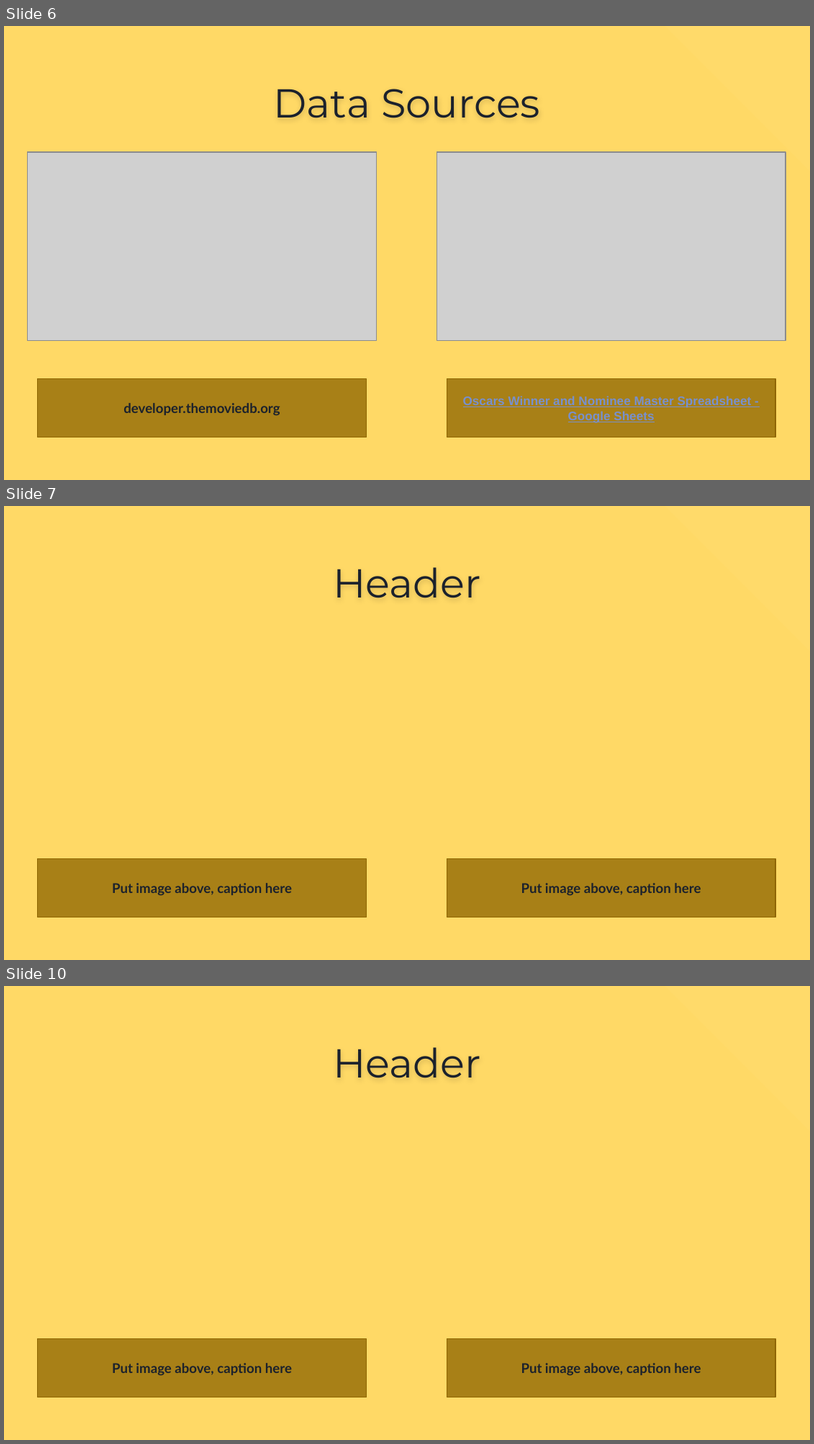
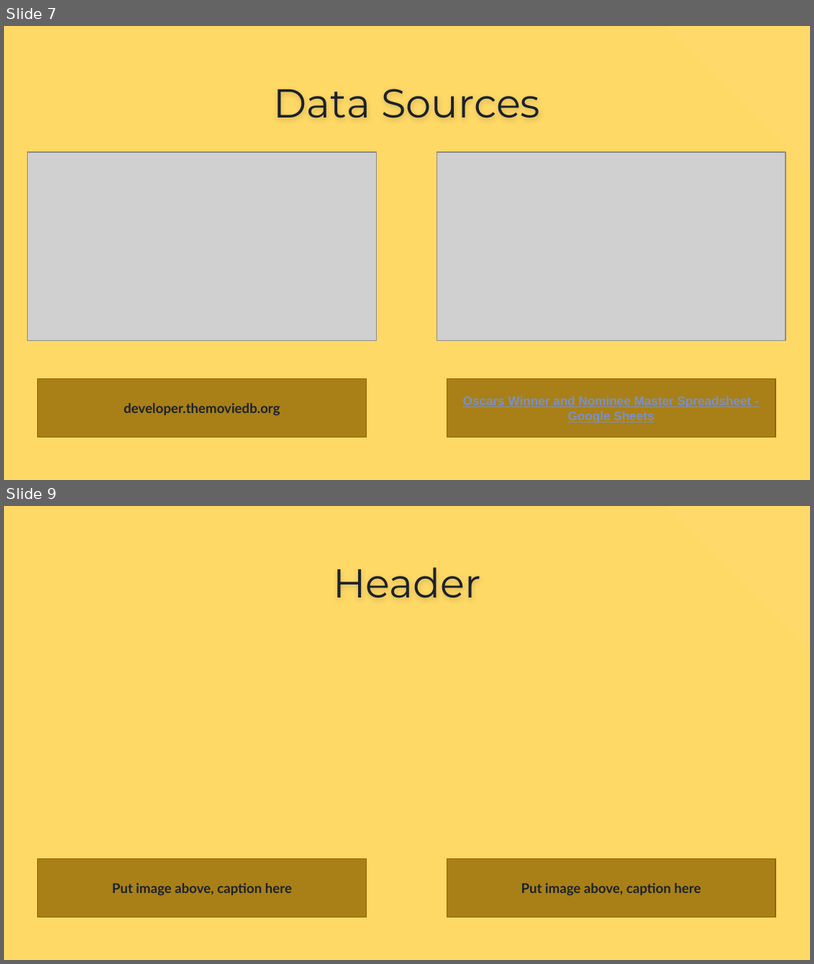
Before and after one commit to jamieah80/group-project-one, a slide deck: Group Project Presentation (1).pptx. Shown one above the other, each under a label of ours: slides 6, 7 and 10 before the commit, slides 7 and 9 after it; the slides between them are not shown. The pictures are 814x1444 and 814x964 pixels, drawn with LibreOffice and Linux fonts; fonts in the diff are those of the drawing; grey boxes stand for pictures. Boxes give left, top, right and bottom in pixels: in the first picture for what was removed or moved away, otherwise in the second. Text is boxed around its words. In the diff, an @@ line names an element or a change of style, - is before the commit and + after.

```diff
--- a/Group Project Presentation (1).pptx
+++ b/Group Project Presentation (1).pptx
@@ slide 7 removed at (4, 506, 810, 960), background #FFD966; not listed: 1 template element that a slide beside it also shows @@
@@ title removed at (333, 567, 481, 598) @@
-Header
@@ rectangle removed at (38, 858, 367, 916) @@
-Put image above, caption here
@@ rectangle removed at (447, 858, 776, 916) @@
-Put image above, caption here
@@ what was slide 6 is now slide 7 @@
@@ what was slide 10 is now slide 9 @@
```
Also in this commit, not shown: 1 slide changed, 3 slides added, 2 other slides removed.
